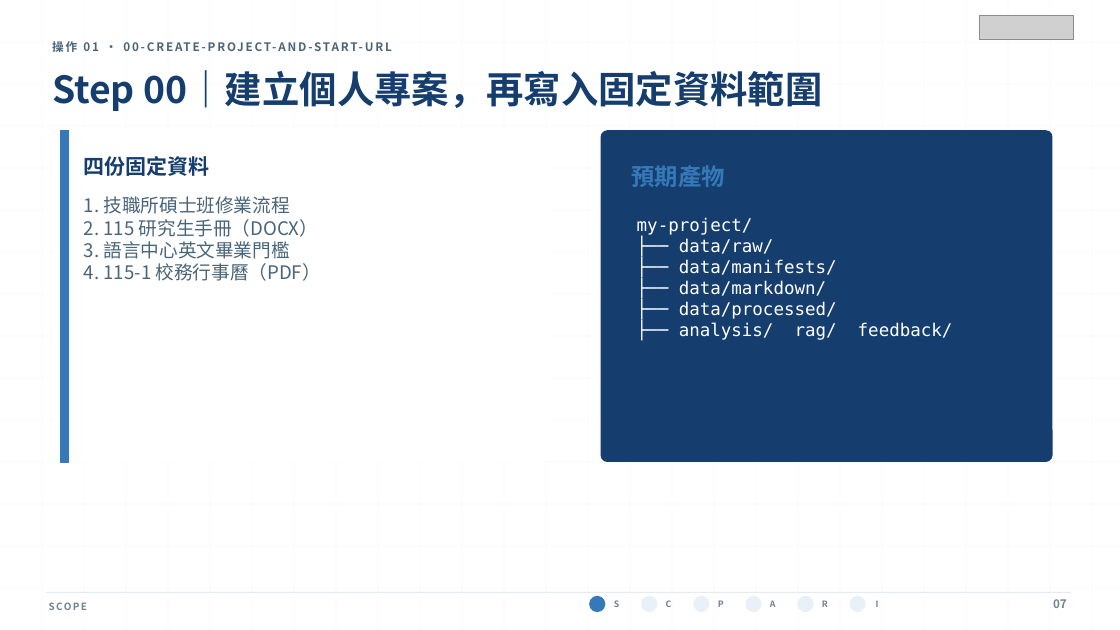
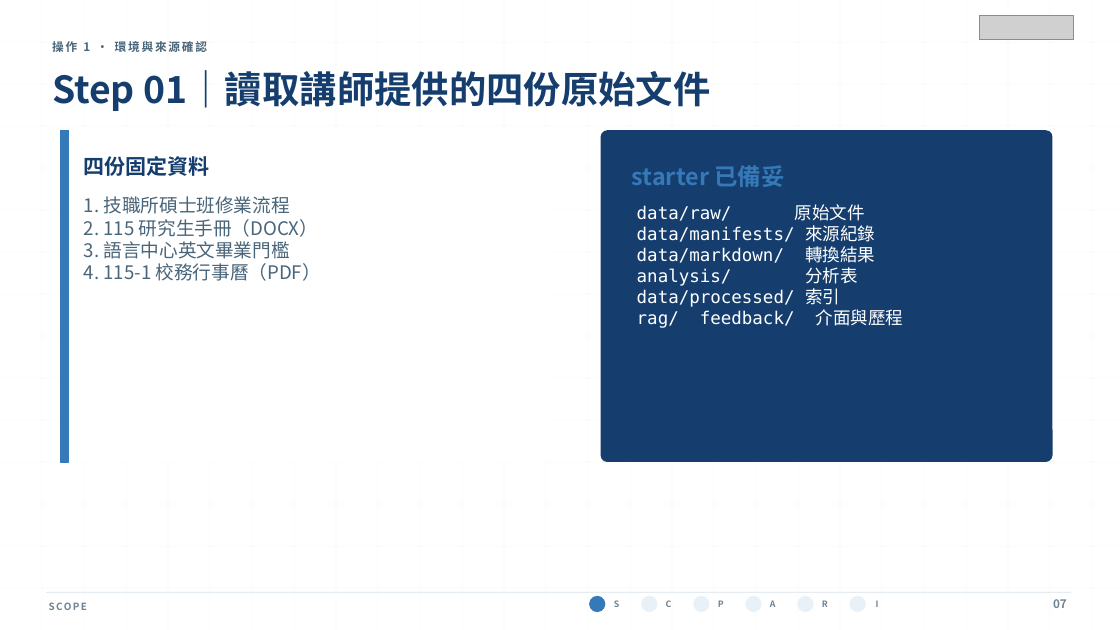
Before and after one commit to MEDA-TW/20260803-Workshop, a slide deck: slide 7 of course/day-03/instructor/slides/day-03-generative-ai-text-analysis.pptx. Drawn at 1120x630 pixels with LibreOffice and Linux fonts; fonts in the diff are those of the drawing; grey boxes stand for pictures. Boxes give left, top, right and bottom in pixels: in the first picture for what was removed or moved away, otherwise in the second. Text is boxed around its words. In the diff, an @@ line names an element or a change of style, - is before the commit and + after.

Commit message:
feat(day-03): make curriculum analysis-first

```diff
--- a/course/day-03/instructor/slides/day-03-generative-ai-text-analysis.pptx
+++ b/course/day-03/instructor/slides/day-03-generative-ai-text-analysis.pptx
@@ text at [52,41,208,52]: text changed @@
-操作 01 · 00-CREATE-PROJECT-AND-START-URL
+操作 1 · 環境與來源確認
@@ text at [52,70,710,111]: text changed @@
-Step 00｜建立個人專案，再寫入固定資料範圍
+Step 01｜讀取講師提供的四份原始文件
@@ text at [632,165,784,187]: text changed @@
-預期產物
+starter 已備妥
@@ text at [637,204,903,328]: text changed @@
-my-project/
-├── data/raw/
-├── data/manifests/
-├── data/markdown/
-├── data/processed/
-├── analysis/ rag/ feedback/
+data/raw/ 原始文件
+data/manifests/ 來源紀錄
+data/markdown/ 轉換結果
+analysis/ 分析表
+data/processed/ 索引
+rag/ feedback/ 介面與歷程
```
Also in this commit, not shown: 10 other slides changed, 27 other files.
